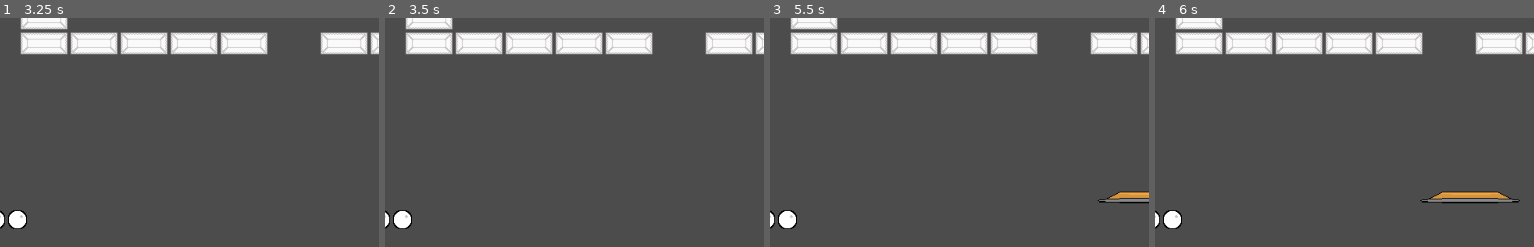
Above: before the commit, frames 1-4 (left to right).
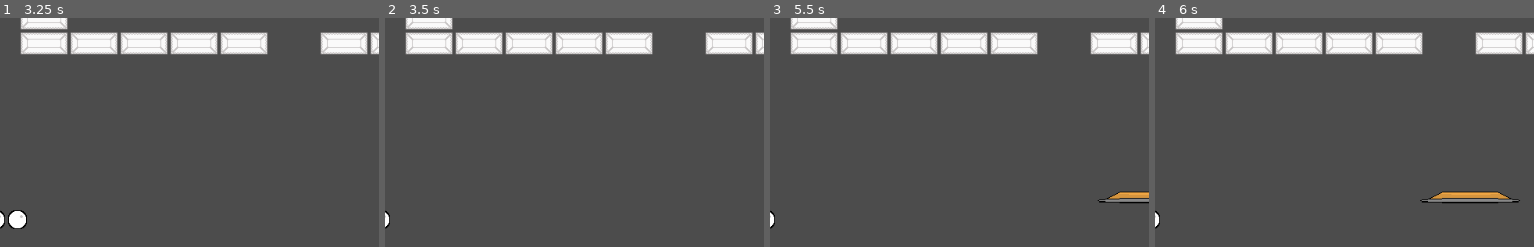
Above: after the commit, the same moments.

Repository: Anatolij-Grigorjev/Breakout4Godot
Game: Godot game, scene res://BreakoutGame.tscn
Same seed, same stepped clock (60 frames per second), same inputs: the game is played once before the commit and once after it.
Inputs (mouse positions are % of the whole screen's width and height, from its top left):
- Up to frame 1 (3.25 s): tap Enter at 0.5 s; move the mouse to (72, 44) at 0.52 s; hold Right (ui_right) 0.53-1.25 s; tap Alt at 0.6 s; click (72, 44) at 0.67 s; drag from (28, 54) to (44, 69) at 1.27 s; move the mouse to (60, 27) at 2.02 s; hold Right (ui_right) 2.03-2.75 s; tap Shift at 2.1 s; drag from (44, 69) to (18, 34) at 2.77 s
- Up to frame 2 (3.5 s): no input
- Up to frame 3 (5.5 s): move the mouse to (81, 64) at 3.52 s; hold Left (ui_left) 3.53-4.25 s; tap Ctrl at 3.6 s; drag from (18, 34) to (33, 24) at 4.27 s; tap Space at 5 s; move the mouse to (54, 49) at 5.02 s; hold Left (ui_left) from 5.03 s (still down); tap Alt at 5.1 s; click (54, 49) at 5.17 s
- Up to frame 4 (6 s): release Left (ui_left) at 5.75 s; drag from (33, 24) to (28, 54) at 5.77 s
The pictures show only the part of the screen within x 6-56%, y 50-100%; the shares and areas given below are measured in that part.

Frame 1 is identical in both runs. In frame 2, 0.4% of the frame differs, in the area x 2-8%, y 83-93%; in frame 3, 0.4%; in frame 4, 0.4%.

Commit message:
reduce lives counter when ball falls

Diff:
--- a/game/BreakoutGame.gd
+++ b/game/BreakoutGame.gd
@@ -9,6 +9,7 @@
 onready var cameraShake = $Camera2D/ScreenShake
 onready var scoreCounter = $TotalScore
 onready var livesCounter = $LivesCounter
+onready var ballLossArea = $BallLossArea
 
 var currentScore := 0
 
@@ -18,6 +19,7 @@
 	scoreCounter.value = currentScore
 	ball.connect("ball_collided", self, "_on_ball_collided")
 	bricks.connect("brickDestroyed", self, "_on_brick_destroyed")
+	ballLossArea.connect("ball_fell", self, "_on_ball_fallen")
 
 
 func _on_ball_collided(collision: KinematicCollision2D):
@@ -44,3 +46,7 @@
 
 func _get_points_for_brick_type(_type: int) -> float:
 	return 1000.0
+
+
+func _on_ball_fallen(_ball):
+	livesCounter.numExtraBalls -= 1
